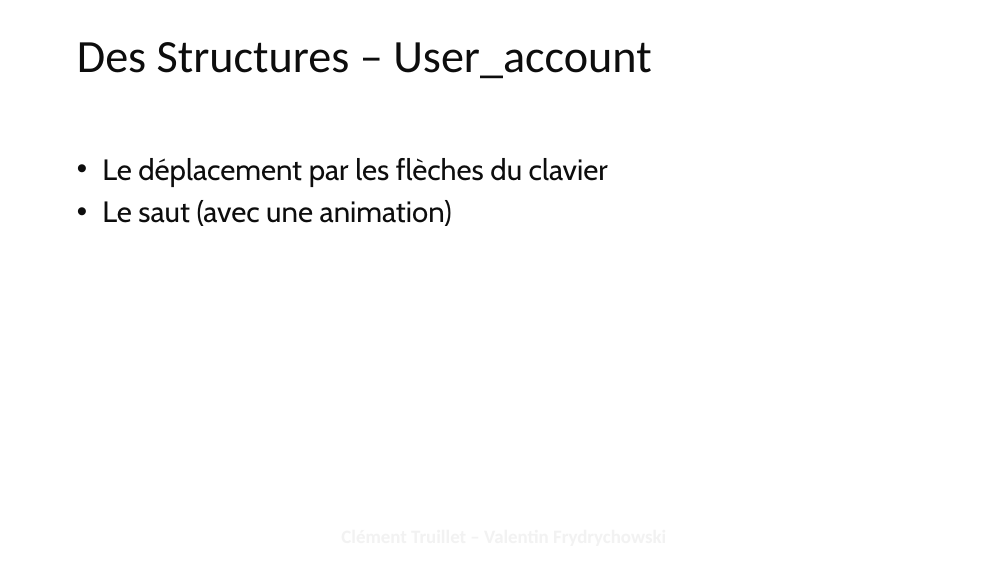
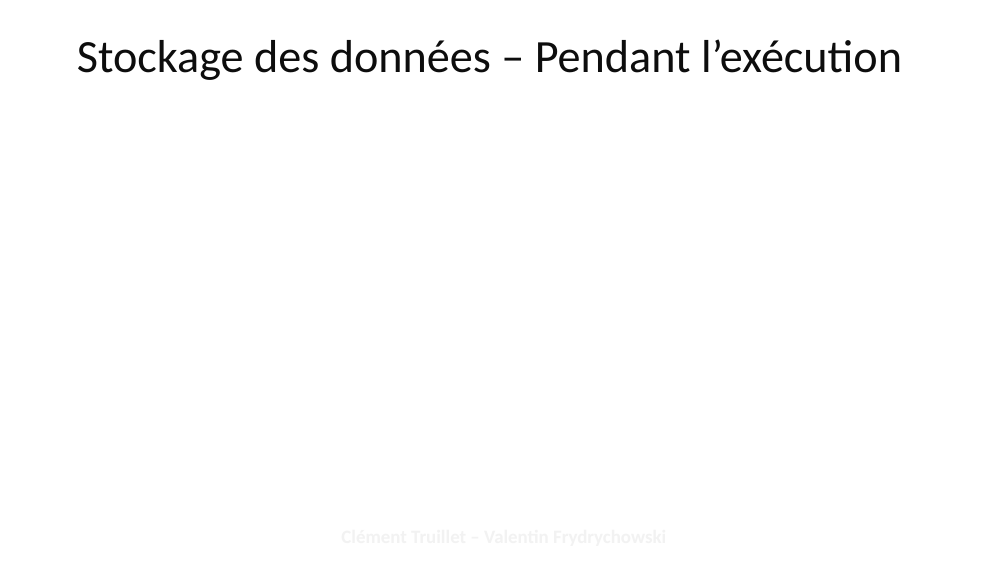
Before and after one commit to ctruillet/KreGit, a slide deck: slide 6 of doc/Presentation.pptx (slide 7 before the commit). Drawn at 1008x567 pixels with LibreOffice and Linux fonts; fonts in the diff are those of the drawing; background and template pictures are left out. Boxes give left, top, right and bottom in pixels: in the first picture for what was removed or moved away, otherwise in the second. Text is boxed around its words. In the diff, an @@ line names an element or a change of style, - is before the commit and + after.

```diff
--- a/doc/Presentation.pptx
+++ b/doc/Presentation.pptx
@@ title at (77, 39, 902, 80): text changed @@
-Des Structures – User_account
+Stockage des données – Pendant l’exécution
@@ text removed at (102, 158, 608, 226) @@
-• Le déplacement par les flèches du clavier
-• Le saut (avec une animation)
```
Also in this commit, not shown: 5 other slides changed, 1 slide added, 3 slides removed, 13 other files.
